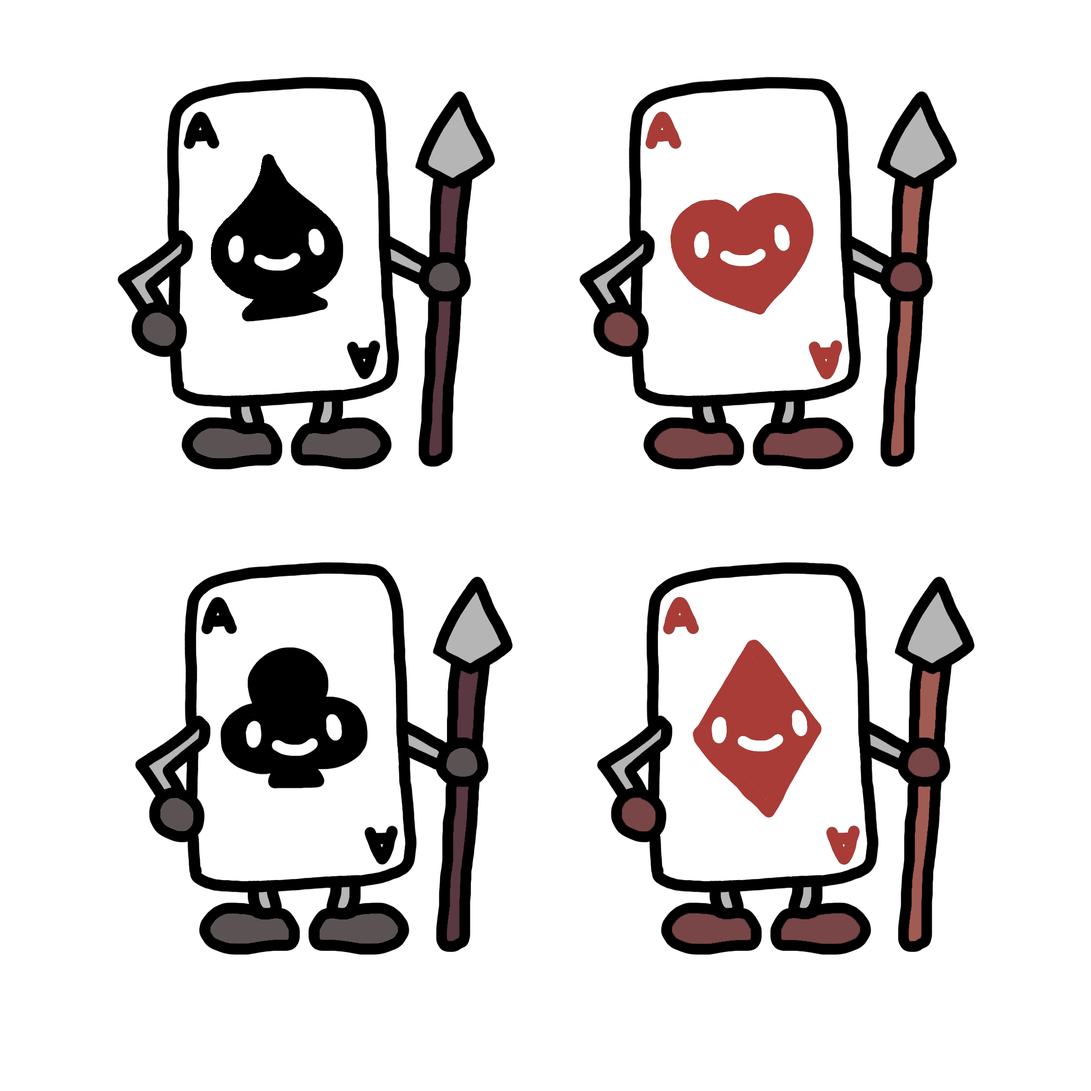
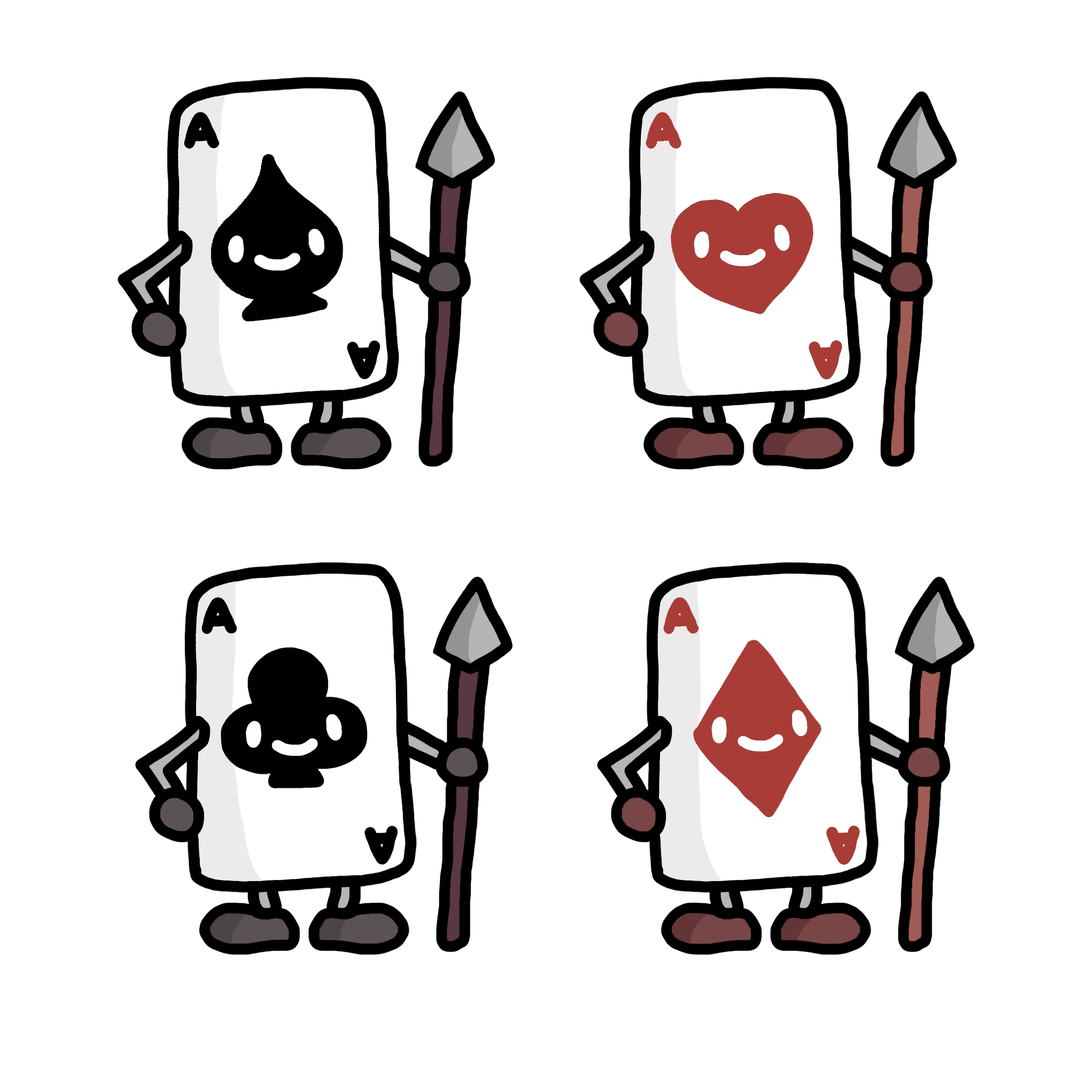
Layered file, before and after one edit (1091x1091). Changes by layer:
removed layer "Calque 10" over (x1=657, y1=581, x2=962, y2=944)
painted on "Calque 4" over (x1=178, y1=94, x2=962, y2=945)
